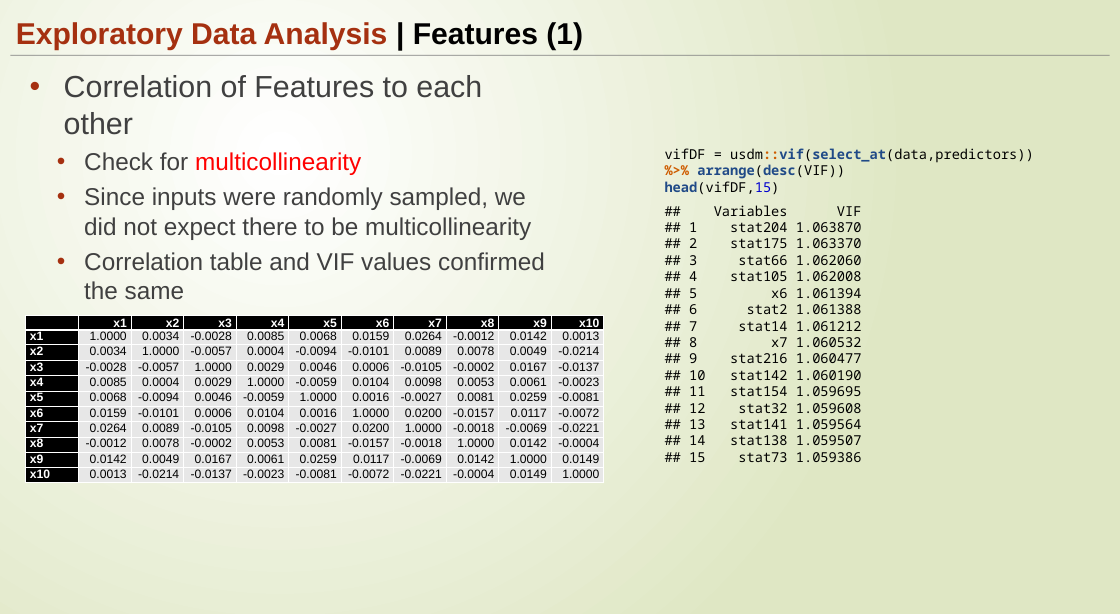
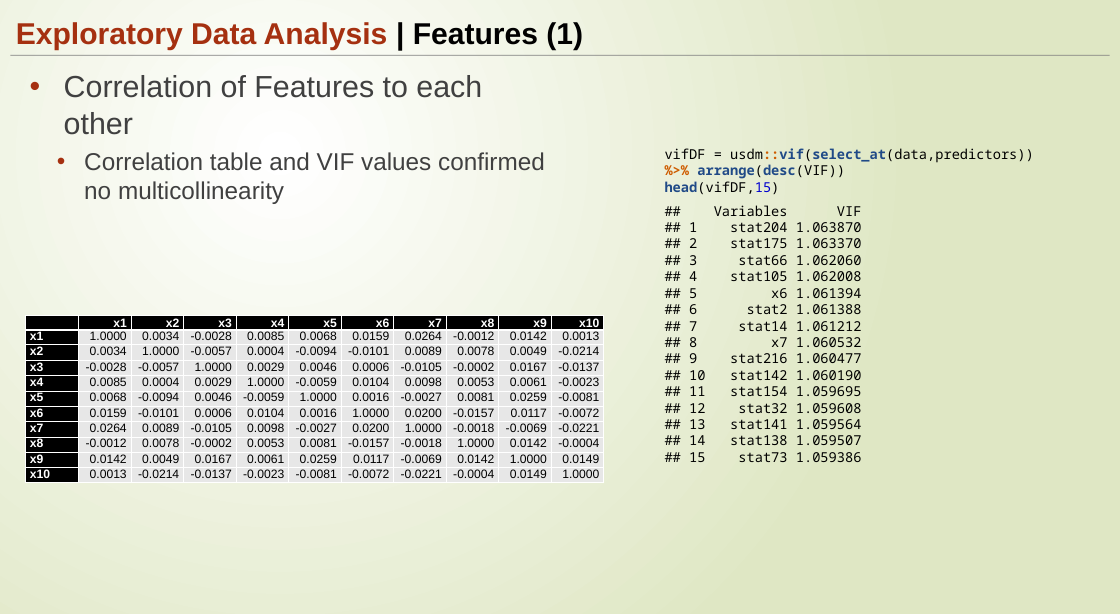
Before and after one commit to ngupta23/DS6372-PredictingPerformanceIntegratedCircuits1, a slide deck: slide 7 of Presentation/MSDS6372_Project1_Presentationv2.pptx. Drawn at 1120x614 pixels with LibreOffice and Linux fonts; fonts in the diff are those of the drawing. Boxes give left, top, right and bottom in pixels: in the first picture for what was removed or moved away, otherwise in the second. Text is boxed around its words. In the diff, an @@ line names an element or a change of style, - is before the commit and + after.

```diff
--- a/Presentation/MSDS6372_Project1_Presentationv2.pptx
+++ b/Presentation/MSDS6372_Project1_Presentationv2.pptx
@@ text at (x1=84, y1=152, x2=545, y2=204): text changed @@
-  • Check for multicollinearity
-  • Since inputs were randomly sampled, we did not expect there to be multicollinearity
-  • Correlation table and VIF values confirmed the same
+  • Correlation table and VIF values confirmed no multicollinearity
```
Also in this commit, not shown: 12 other slides changed.
